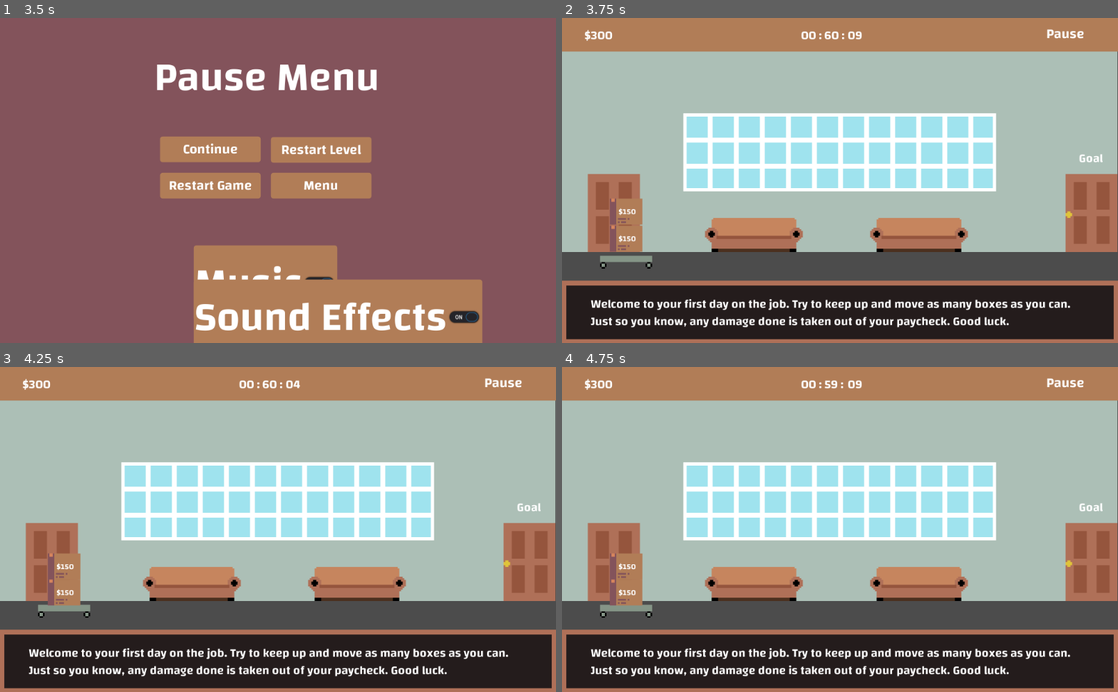
Above: before the commit, frames 1-4 (two rows, left to right).
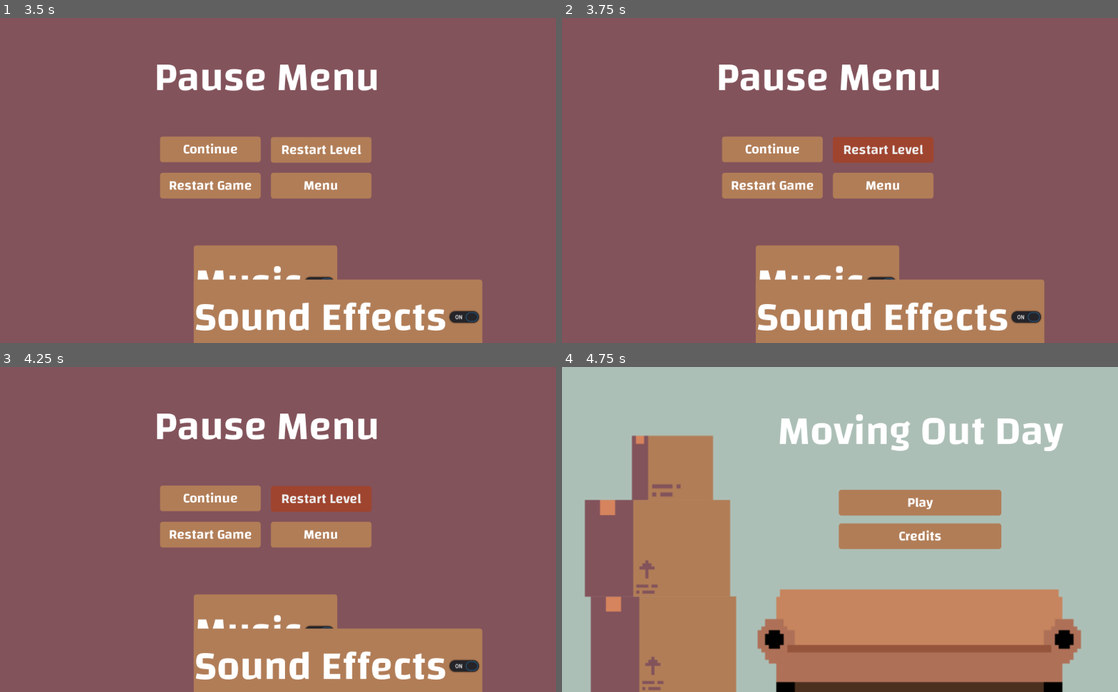
Above: after the commit, the same moments.

Repository: JMixson/moving-out-day
Game: Godot game, scene res://Scenes/Main_Menu.tscn
Same seed, same stepped clock (60 frames per second), same inputs: the game is played once before the commit and once after it.
Inputs (mouse positions are in pixels of both pictures, inside the frame that each line leads up to):
- Up to frame 1 (3.5 s): click "Credits" at 0.5 s; click "Main Menu" at 1.25 s; click "Play" at 2 s; click "Pause" at 2.75 s
- Up to frame 2 (3.75 s): click "Restart Level" at 3.5 s
- Up to frame 3 (4.25 s): no input
- Up to frame 4 (4.75 s): click (884, 536) at 4.25 s, where only the run after the commit has a clickable "Menu"

Frame 1 is identical in both runs. In frame 2, 98% of the frame differs, in the area x 0-100%, y 0-100%; in frame 3, 98%; in frame 4, 68%.

Commit message:
Update restart settings

Diff:
--- a/Scripts/Credits.gd
+++ b/Scripts/Credits.gd
@@ -7,6 +7,6 @@
 	get_tree().change_scene("res://Scenes/Main_Menu.tscn")
 
 func _on_R_Btn_pressed():
-	Global.restart_settings()
+	Global.restart_game_settings()
 	get_tree().change_scene("res://Scenes/Level.tscn")
 	resume()
--- a/Scripts/Ending.gd
+++ b/Scripts/Ending.gd
@@ -5,20 +5,18 @@
 
 func _process(_delta):
 	$Ending_Price.text = "$" + str(Global.price)
+#	Global.total_money += Global.price
 
 func resume():
 	get_tree().set_deferred("paused", false)
 
 func _on_R_Btn_pressed():
-	Global.price = 0
-	Global.box_num = 0
-	Global.game_end = false
+	Global.restart_level_settings()
 	get_tree().change_scene("res://Scenes/Level.tscn")
 	resume()
 
 func _on_Level_Btn_pressed():
 	Global.level_num += 1
-	Global.box_num = 0
-	Global.game_end = false
+	Global.restart_level_settings()
 	get_tree().change_scene("res://Scenes/Level.tscn")
 	resume()
--- a/Scripts/Pause.gd
+++ b/Scripts/Pause.gd
@@ -22,19 +22,16 @@
 	visible = false
 	resume()
 
-func _on_Restart_Btn_pressed():
-	Global.price = 0
-	Global.box_num = 0
-	Global.game_end = false
+func _on_Level_Restart_Btn_pressed():
+	Global.restart_level_settings()
 	get_tree().change_scene("res://Scenes/Level.tscn")
 	resume()
 
 	if Global.drop_sound_on == false:
 		$Sound_Toggle.pressed = true
-#		print($Sound_Toggle.pressed)
 
 func _on_Menu_Btn_pressed():
-	Global.restart_settings()
+	Global.restart_game_settings()
 	get_tree().change_scene("res://Scenes/Main_Menu.tscn")
 
 func _on_Music_Toggle_pressed():
@@ -50,6 +47,6 @@
 		Global.drop_sound_on = true
 
 func _on_Game_Restart_Btn_pressed():
-	Global.restart_settings()
+	Global.restart_game_settings()
 	get_tree().change_scene("res://Scenes/Level.tscn")
 	resume()
